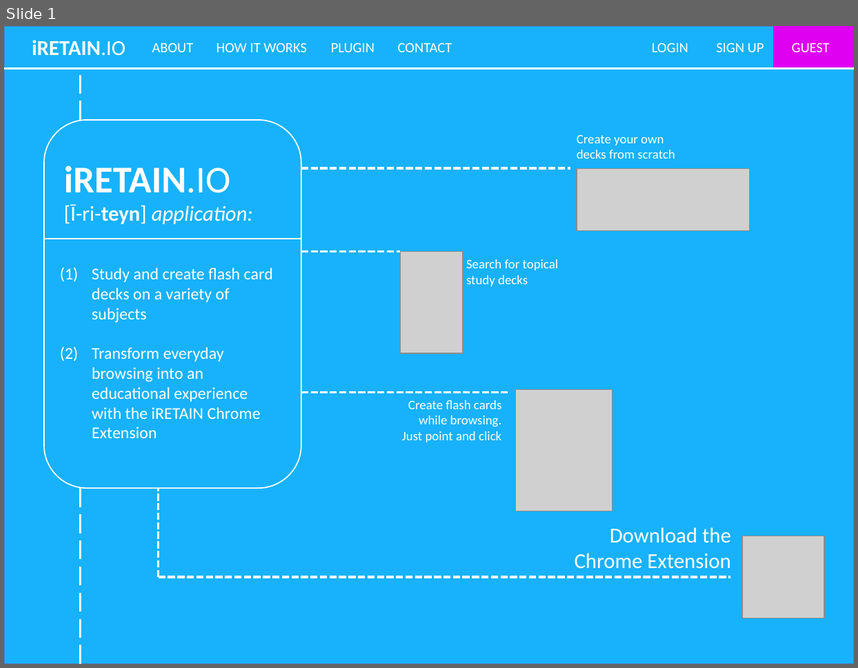
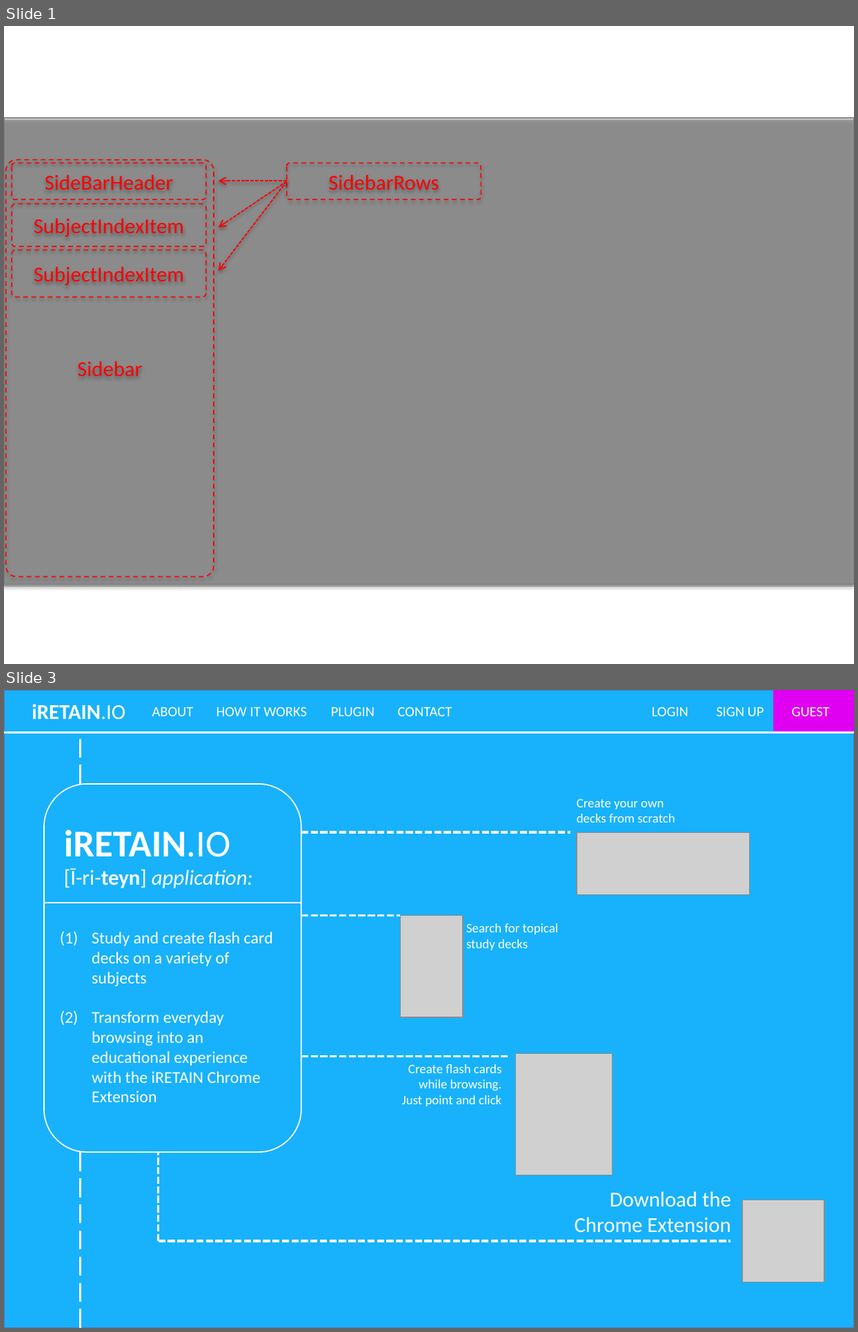
Before and after one commit to mvincent7891/iRETAIN, a slide deck: docs/Wireframes/Wireframes_ppt.pptx. Shown one above the other, each under a label of ours: slide 1 before the commit, slides 1 and 3 after it; the slides between them are not shown. The pictures are 858x668 and 858x1332 pixels, drawn with LibreOffice and Linux fonts; fonts in the diff are those of the drawing; grey boxes stand for pictures. Boxes give left, top, right and bottom in pixels: in the first picture for what was removed or moved away, otherwise in the second. Text is boxed around its words. In the diff, an @@ line names an element or a change of style, - is before the commit and + after.

```diff
--- a/docs/Wireframes/Wireframes_ppt.pptx
+++ b/docs/Wireframes/Wireframes_ppt.pptx
@@ slide 1 added at (4, 26, 854, 664), background #FFFFFF @@
@@ picture added at (4, 118, 854, 584) @@
@@ rectangle added at (4, 120, 854, 586), fill #808080 at 64% opacity @@
@@ rounded rectangle added at (5, 159, 213, 576), outline #FF0000 1 pt dashed, 18 pt, text #FF0000 @@
+Sidebar
@@ rounded rectangle added at (12, 163, 206, 199), outline #FF0000 1 pt dashed, 18 pt, text #FF0000 @@
+SideBarHeader
@@ rounded rectangle added at (287, 163, 481, 199), outline #FF0000 1 pt dashed, 18 pt, text #FF0000 @@
+SidebarRows
@@ arrow added from (287, 181) to (218, 181), #FF0000 1 pt dashed @@
@@ arrow added from (287, 181) to (218, 227), #FF0000 1 pt dashed @@
@@ arrow added from (287, 181) to (218, 271), #FF0000 1 pt dashed @@
@@ rounded rectangle added at (12, 203, 206, 246), outline #FF0000 1 pt dashed, 18 pt, text #FF0000 @@
+SubjectIndexItem
@@ rounded rectangle added at (12, 250, 206, 296), outline #FF0000 1 pt dashed, 18 pt, text #FF0000 @@
+SubjectIndexItem
@@ what was slide 1 is now slide 3 @@
```
Also in this commit, not shown: 1 other slide added, 4 other files.
